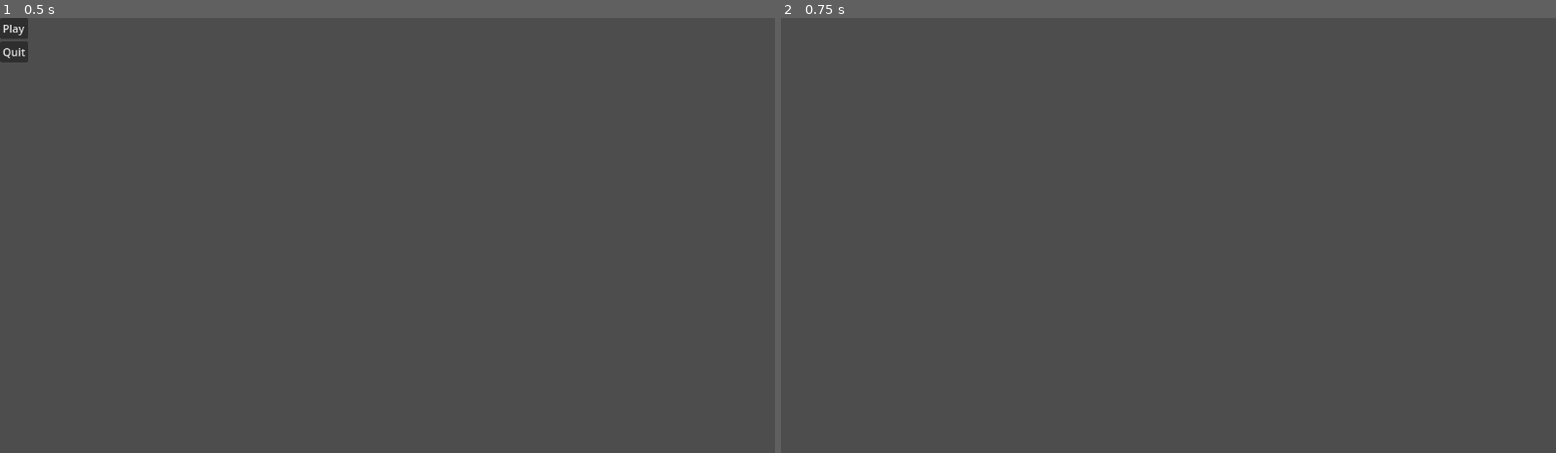
Above: before the commit, frames 1-2 (left to right).
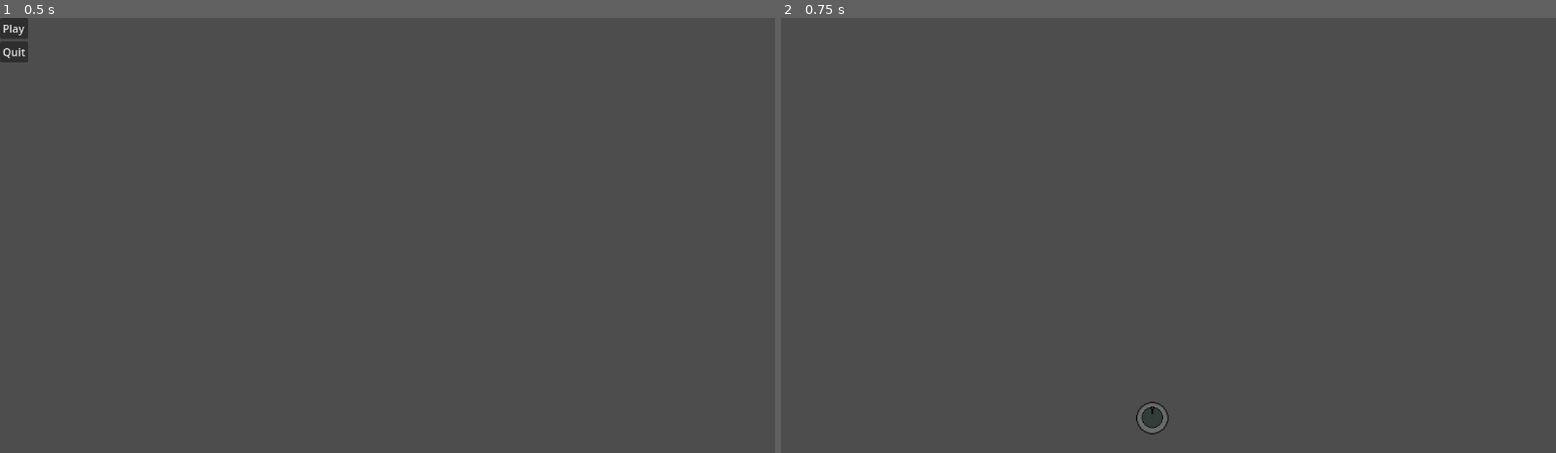
Above: after the commit, the same moments.

Repository: IceCobe/DoodleDefense
Game: Godot game, scene res://menu.tscn
The game is run twice, just before and just after one commit, with the same random seed, the same clock (stepped at 60 frames per second) and the same inputs.
Inputs:
- Up to frame 1 (0.5 s): no input
- Up to frame 2 (0.75 s): click "Play" at 0.5 s

Frame 1 is identical in both runs. In frame 2, 0.2% of the frame differs, in the area x 45-51%, y 88-96%.

Commit message:
main room created

Diff:
--- a/project_files/main_room.tscn
+++ b/project_files/main_room.tscn
@@ -1,3 +1,14 @@
-[gd_scene format=3 uid="uid://l5vyja4pslus"]
+[gd_scene load_steps=3 format=3 uid="uid://l5vyja4pslus"]
+
+[ext_resource type="Texture2D" uid="uid://cggtbxcp506c0" path="res://assets/Base.png" id="1_4wo6c"]
+[ext_resource type="PackedScene" uid="uid://cumbwvsj3m0sx" path="res://turret.tscn" id="2_jtqln"]
 
 [node name="MainRoom" type="Node2D"]
+
+[node name="Base" type="Sprite2D" parent="."]
+position = Vector2(552, 596)
+scale = Vector2(1.5, 1.5)
+texture = ExtResource("1_4wo6c")
+
+[node name="turret" parent="." instance=ExtResource("2_jtqln")]
+position = Vector2(552, 595)
